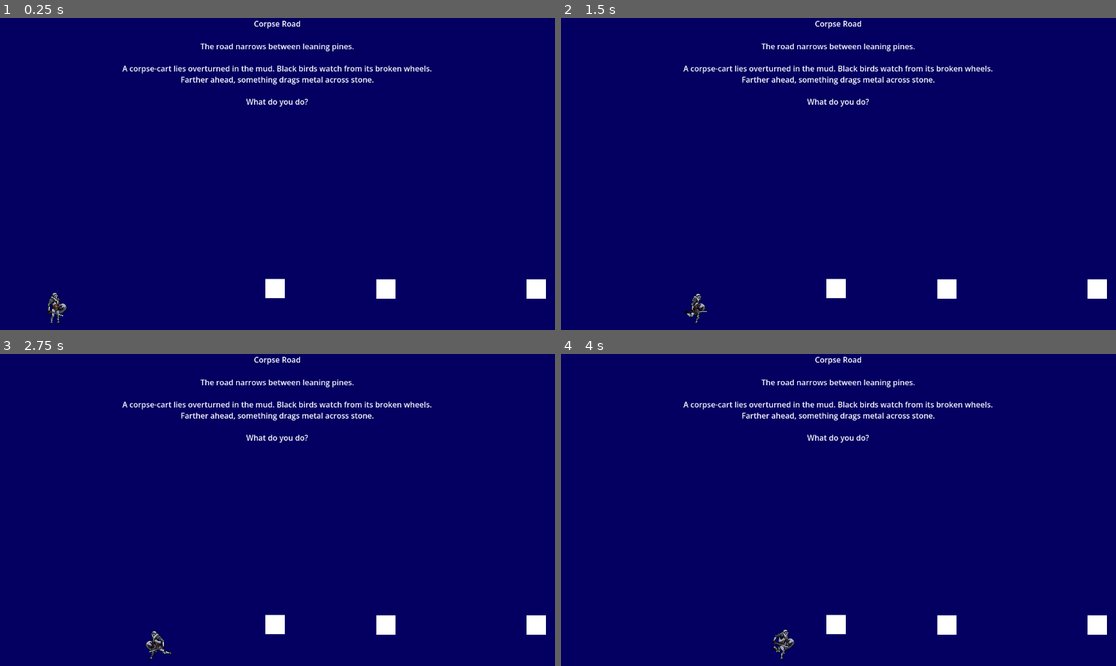
Above: before the commit, frames 1-4 (two rows, left to right).
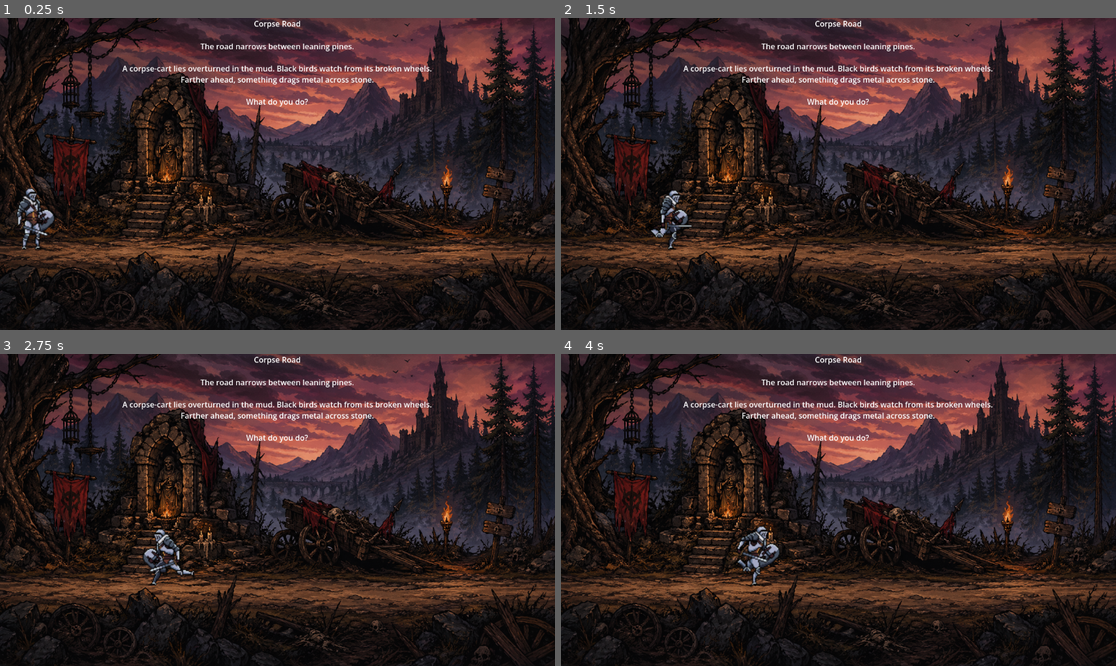
Above: after the commit, the same moments.

Repository: Bbran4/TheThroneThatBreathes
Game: Godot game, scene res://scenes/RunTest.tscn
Same seed, same stepped clock (60 frames per second), same inputs: the game is played once before the commit and once after it.
Inputs (mouse positions are in pixels of both pictures, inside the frame that each line leads up to):
- Up to frame 1 (0.25 s): no input
- Up to frame 2 (1.5 s): tap Enter (debug_end_turn) at 0.5 s; move the mouse to (960, 158) at 0.52 s; hold D (right) from 0.53 s (still down); tap E (interact) at 0.6, 1.35 s; move the mouse to (727, 189) at 1.27 s
- Up to frame 3 (2.75 s): move the mouse to (333, 441) at 2.02 s; release D (right) at 2.03 s; hold A (left) from 2.03 s (still down); tap E (interact) at 2.1 s
- Up to frame 4 (4 s): move the mouse to (810, 572) at 2.77 s; release A (left) at 2.78 s; hold D (right) from 2.78 s (still down); tap E (interact) at 2.85, 3.6 s; move the mouse to (1005, 556) at 3.52 s

The runs differ from the first frame. In frame 1, 99% of the frame differs, in the area x 0-100%, y 0-100%; in frame 2, 99%; in frame 3, 99%; in frame 4, 99%.

Commit message:
Background

Diff:
--- a/scenes/world/locations/CorpseRoadLocation.tscn
+++ b/scenes/world/locations/CorpseRoadLocation.tscn
@@ -2,6 +2,7 @@
 
 [ext_resource type="Script" uid="uid://8ab5k7ddcvn0" path="res://scripts/world/SideViewLocation.gd" id="1_turap"]
 [ext_resource type="PackedScene" uid="uid://c354sbdwds3m7" path="res://scenes/world/InteractionResultView.tscn" id="2_0m50j"]
+[ext_resource type="Texture2D" uid="uid://bm4v6185t3n2f" path="res://assets/ChatGPT Image Apr 29, 2026, 03_17_45 PM.png" id="3_0m50j"]
 [ext_resource type="Script" uid="uid://cnjuslky0wu3a" path="res://scripts/world/LocationPlayer.gd" id="3_ip1qj"]
 [ext_resource type="Texture2D" uid="uid://chby2hohg0khx" path="res://assets/sprites/player/exiled_knight/Attack 1.png" id="4_kdjpv"]
 [ext_resource type="Texture2D" uid="uid://jm3pkbexd4jy" path="res://assets/sprites/player/exiled_knight/Attack 2.png" id="5_20n35"]
@@ -439,27 +440,32 @@
 script = ExtResource("1_turap")
 interaction_result_view_scene = ExtResource("2_0m50j")
 
-[node name="Background" type="ColorRect" parent="." unique_id=972835728]
+[node name="Background" type="TextureRect" parent="." unique_id=477310011]
 anchors_preset = 15
 anchor_right = 1.0
 anchor_bottom = 1.0
-offset_right = 1155.0
-offset_bottom = 657.0
+offset_left = -15.0
+offset_top = -69.000015
+offset_right = 1521.0
+offset_bottom = 955.0
 grow_horizontal = 2
 grow_vertical = 2
-color = Color(0.012510314, 0, 0.37896553, 1)
+scale = Vector2(0.7599997, 0.7599997)
+texture = ExtResource("3_0m50j")
 
 [node name="Ground" type="StaticBody2D" parent="." unique_id=1289174704]
-position = Vector2(585, 595)
+position = Vector2(577, 393)
 
 [node name="CollisionShape2D" type="CollisionShape2D" parent="Ground" unique_id=414187247]
+scale = Vector2(1.88, 1)
 shape = SubResource("RectangleShape2D_3u1yb")
 
 [node name="PlayerSpawn" type="Marker2D" parent="." unique_id=927118479]
-position = Vector2(148, 544)
+position = Vector2(132, 340)
 
 [node name="Player" type="CharacterBody2D" parent="." unique_id=938940466]
-position = Vector2(86, 516)
+position = Vector2(132, 320)
+scale = Vector2(2, 2)
 script = ExtResource("3_ip1qj")
 
 [node name="CollisionShape2D" type="CollisionShape2D" parent="Player" unique_id=291696413]
@@ -473,7 +479,7 @@
 [node name="Interactables" type="Node2D" parent="." unique_id=1326279756]
 
 [node name="CorpseCart" type="Area2D" parent="Interactables" unique_id=1231703639]
-position = Vector2(551, 542)
+position = Vector2(672, 348)
 script = ExtResource("14_cdq33")
 interactable_id = "CorpseCart"
 interaction_name = "Search the corpse-cart"
@@ -482,14 +488,16 @@
 
 [node name="CollisionShape2D" type="CollisionShape2D" parent="Interactables/CorpseCart" unique_id=704550195]
 position = Vector2(20, 18)
+scale = Vector2(2.6800013, 2.6800013)
 shape = SubResource("CircleShape2D_3aacm")
 
 [node name="PlaceholderVisual" type="ColorRect" parent="Interactables/CorpseCart" unique_id=1091603977]
+visible = false
 offset_right = 40.0
 offset_bottom = 40.0
 
 [node name="ScrapingSoundExit" type="Area2D" parent="Interactables" unique_id=1502306241]
-position = Vector2(1093, 543)
+position = Vector2(1084, 371)
 script = ExtResource("14_cdq33")
 interactable_id = "FollowSound"
 interaction_name = "Follow the scraping sound"
@@ -502,11 +510,12 @@
 shape = SubResource("CircleShape2D_pu0r7")
 
 [node name="PlaceholderVisual" type="ColorRect" parent="Interactables/ScrapingSoundExit" unique_id=1275314642]
+visible = false
 offset_right = 40.0
 offset_bottom = 40.0
 
 [node name="DitchPath" type="Area2D" parent="Interactables" unique_id=1579402946]
-position = Vector2(781, 543)
+position = Vector2(899, 377)
 script = ExtResource("14_cdq33")
 interactable_id = "Continue"
 interaction_name = "Press On"
@@ -519,6 +528,7 @@
 shape = SubResource("CircleShape2D_pndl3")
 
 [node name="PlaceholderVisual" type="ColorRect" parent="Interactables/DitchPath" unique_id=1220747546]
+visible = false
 offset_right = 40.0
 offset_bottom = 40.0
 
Binary file added: assets/ChatGPT Image Apr 29, 2026, 03_17_45 PM.png
Not shown, added: assets/ChatGPT Image Apr 29, 2026, 03_17_45 PM.png.import
